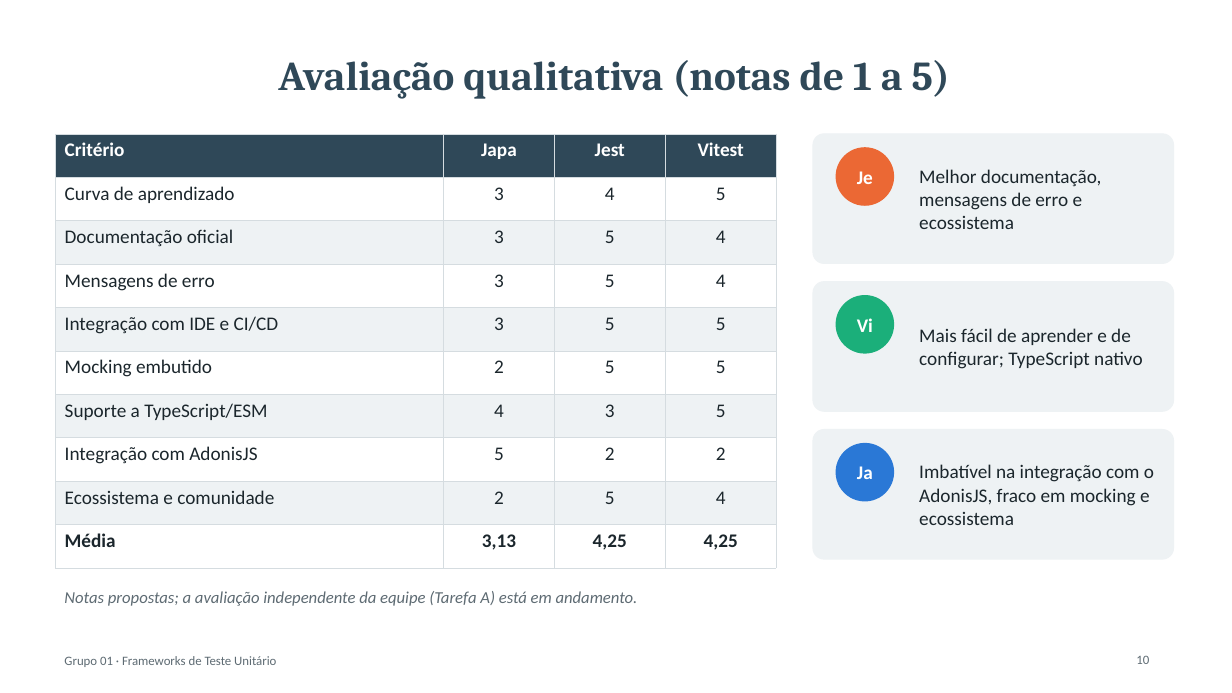
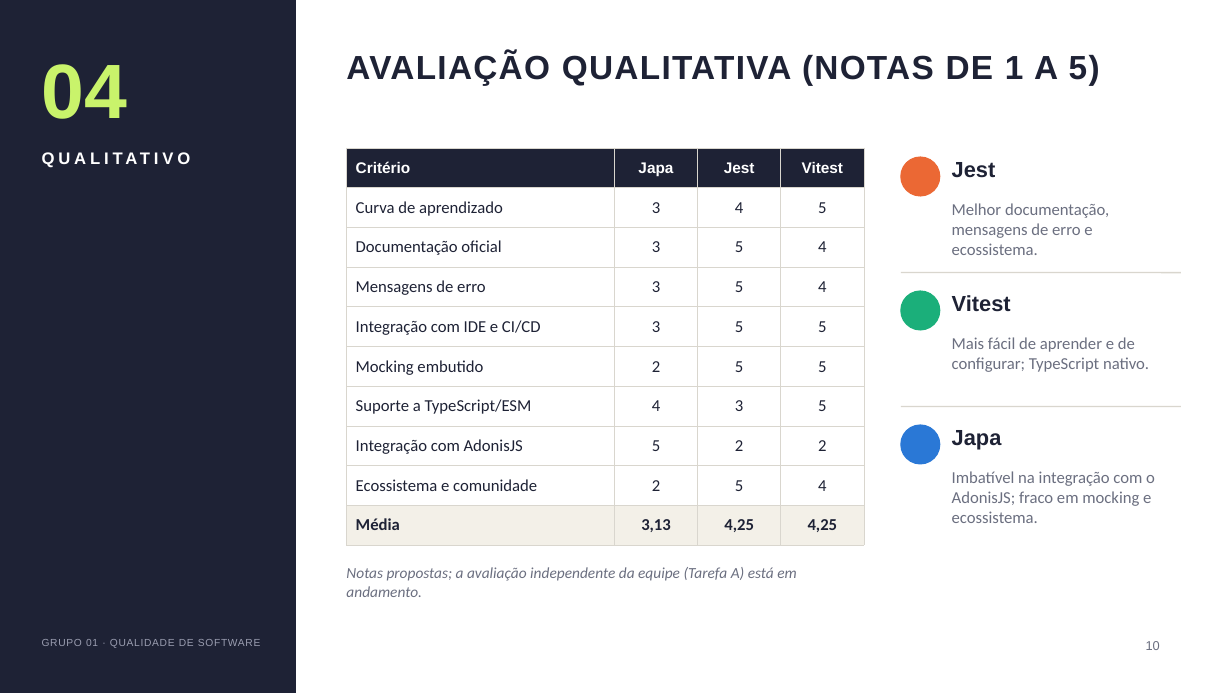
Before and after one commit to emanuuele/girls-chat-api, a slide deck: slide 10 of docs/benchmark/apresentacao.pptx. Drawn at 1232x693 pixels with LibreOffice and Linux fonts; fonts in the diff are those of the drawing. Boxes give left, top, right and bottom in pixels: in the first picture for what was removed or moved away, otherwise in the second. Text is boxed around its words. In the diff, an @@ line names an element or a change of style, - is before the commit and + after.

Commit message:
docs: novo design editorial para os slides
Painel lateral com número e nome da seção, títulos em caixa alta, números de destaque e composições variadas. Conteúdo e números iguais aos da versão anterior.

```diff
--- a/docs/benchmark/apresentacao.pptx
+++ b/docs/benchmark/apresentacao.pptx
@@ rectangle added at [0, 0, 296, 693], fill #1E2235, outline #1E2235 1 pt @@
@@ vertical alignment middle to top in 4 elements at [952, 471, 1155, 523], [952, 337, 1149, 372], [952, 203, 1109, 255], [346, 52, 1100, 85] @@
@@ title at [346, 52, 1100, 85]: text changed; size 32 to 26 pt; font Cambria to Arial; text colour #2F4858 to #1E2235 @@
-Avaliação qualitativa (notas de 1 a 5)
+AVALIAÇÃO QUALITATIVA (NOTAS DE 1 A 5)
@@ text added at [42, 64, 128, 119], 60 pt, text #C9F36B, bold @@
+04
@@ text added at [42, 148, 263, 222], 13 pt, text #FFFFFF, bold @@
+QUALITATIVO
@@ table at [347, 148, 864, 536] @@
@@ fill #2F4858 to #1E2235 in row 1 @@
@@ fill #FFFFFF to none in 16 cells @@
@@ fill #EEF2F4 to none in 16 cells @@
@@ fill none to #F3F0E8 in row 10 @@
@@ size 15 to 12 pt, font Calibri to Arial in "Critério", "Japa", "Jest", "Vitest" @@
@@ size 15 to 13 pt, text colour #1B262C to #1E2235 in "Curva de aprendizado", "3", "4", "5" and 32 more places @@
@@ borders changed @@
@@ table: place and size @@
-table at [55, 134, 776, 554]
+table at [347, 148, 864, 536]
@@ rounded rectangle removed at [813, 134, 1174, 263] @@
@@ text removed at [857, 171, 873, 184] @@
-Je
@@ ellipse: place and size @@
-ellipse at [836, 148, 894, 205]
+ellipse at [901, 157, 940, 196]
@@ text added at [952, 162, 996, 178], 17 pt, text #1E2235, bold @@
+Jest
@@ text at [952, 203, 1109, 255]: text changed; size 15 to 13 pt; text colour #1B262C to #6B6F80 @@
-Melhor documentação, mensagens de erro e ecossistema
+Melhor documentação, mensagens de erro e ecossistema.
@@ rounded rectangle removed at [813, 282, 1174, 411] @@
@@ ellipse: place and size @@
-ellipse at [836, 296, 894, 353]
+ellipse at [901, 291, 940, 330]
@@ line added from (901, 273) to (1181, 273), #D9D6CE 1 pt @@
@@ text added at [952, 295, 1011, 312], 17 pt, text #1E2235, bold @@
+Vitest
@@ text removed at [857, 318, 873, 332] @@
-Vi
@@ text at [952, 337, 1149, 372]: text changed; size 15 to 13 pt; text colour #1B262C to #6B6F80 @@
-Mais fácil de aprender e de configurar; TypeScript nativo
+Mais fácil de aprender e de configurar; TypeScript nativo.
@@ line added from (901, 407) to (1181, 407), #D9D6CE 1 pt @@
@@ rounded rectangle removed at [813, 430, 1174, 559] @@
@@ ellipse: place and size @@
-ellipse at [836, 444, 894, 501]
+ellipse at [901, 425, 940, 464]
@@ text added at [952, 430, 1002, 449], 17 pt, text #1E2235, bold @@
+Japa
@@ text removed at [857, 466, 873, 479] @@
-Ja
@@ text at [952, 471, 1155, 523]: text changed; size 15 to 13 pt; text colour #1B262C to #6B6F80 @@
-Imbatível na integração com o AdonisJS, fraco em mocking e ecossistema
+Imbatível na integração com o AdonisJS; fraco em mocking e ecossistema.
@@ text "Notas propostas; a avaliação independente ...": place and size @@
-text "Notas propostas; a avaliação independente ..." at [64, 591, 638, 606]
+text "Notas propostas; a avaliação independente ..." at [346, 567, 797, 597]
@@ text "Notas propostas; a avaliação independente ..." at [346, 567, 797, 597]: size 13 to 12 pt, text colour #5E6B73 to #6B6F80 @@
@@ text at [42, 639, 260, 648]: text changed; size 10 to 8 pt; font Calibri to Arial; text colour #5E6B73 to #9A9DB0 @@
-Grupo 01 · Frameworks de Teste Unitário
+GRUPO 01 · QUALIDADE DE SOFTWARE
@@ page number: place and size @@
-page number at [1136, 656, 1149, 664]
+page number at [1146, 641, 1160, 650]
@@ page number at [1146, 641, 1160, 650]: font Calibri to Arial, text colour #5E6B73 to #6B6F80 @@
```
Also in this commit, not shown: 14 other slides changed.
